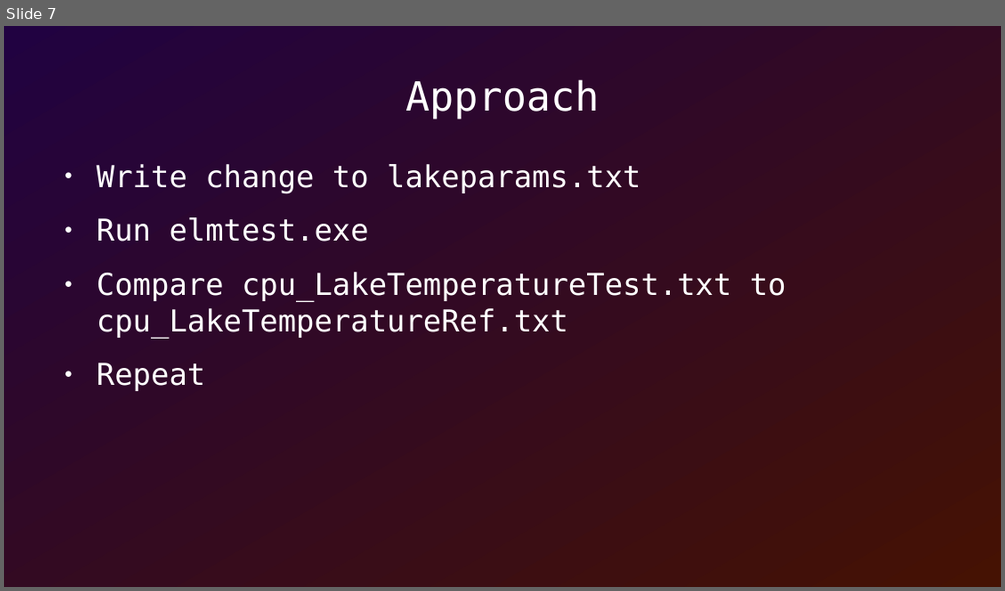
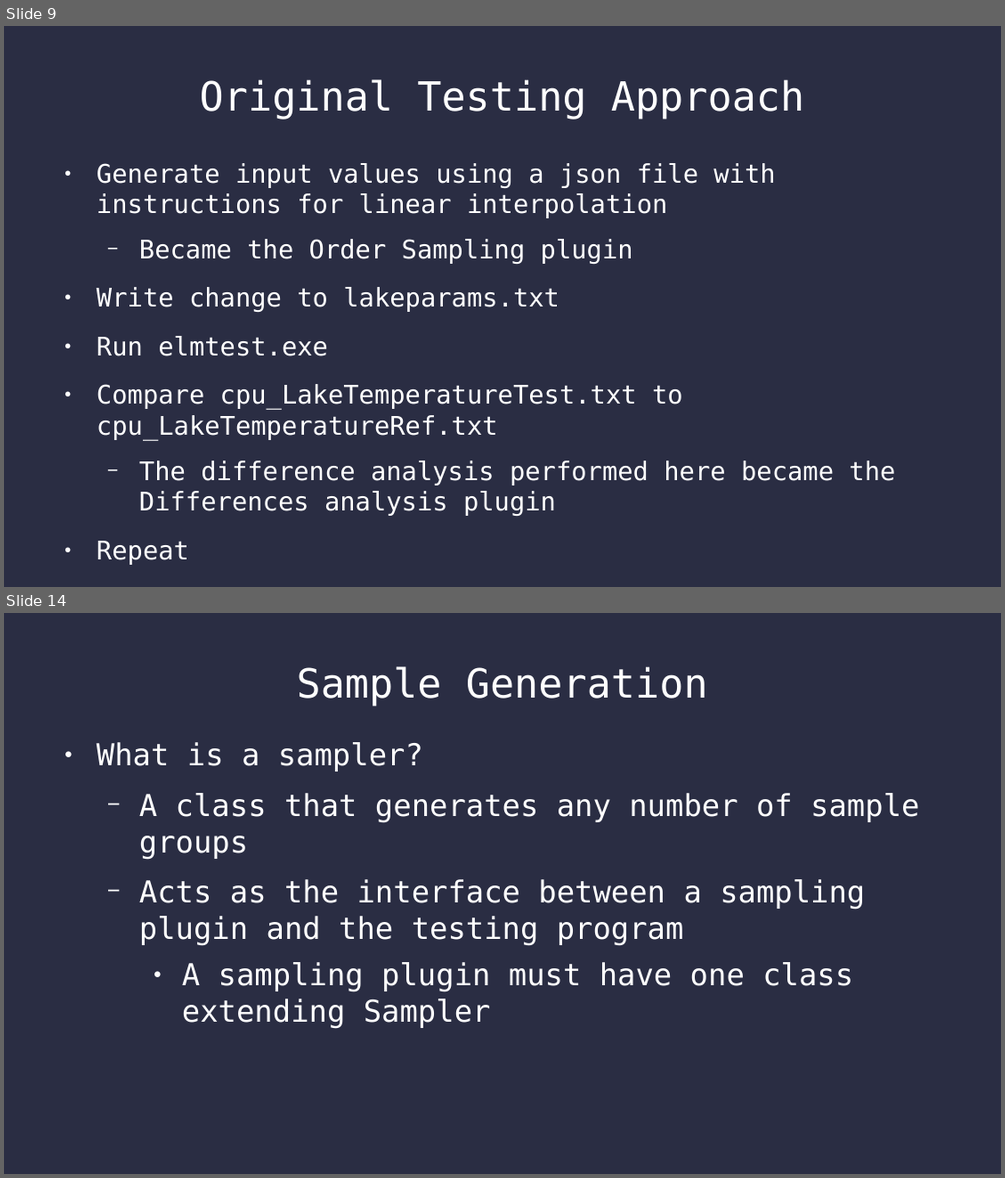
Before and after one commit to SamAllen06/lake_temp_work, a slide deck: documentation/lake_temperature.odp. Shown one above the other, each under a label of ours: slide 7 before the commit, slides 9 and 14 after it; the slides between them are not shown. The pictures are 1005x591 and 1005x1178 pixels, drawn with LibreOffice and Linux fonts; fonts in the diff are those of the drawing. Boxes give left, top, right and bottom in pixels: in the first picture for what was removed or moved away, otherwise in the second. Text is boxed around its words. In the diff, an @@ line names an element or a change of style, - is before the commit and + after.

```diff
--- a/documentation/lake_temperature.odp
+++ b/documentation/lake_temperature.odp
@@ slide 14 added at (4, 613, 1001, 1174), background #2A2D43 @@
@@ title added at (297, 666, 708, 706), 32 pt, text #FFFFFF @@
+Sample Generation
@@ text added at (97, 742, 919, 1028), 24 pt, text #FFFFFF @@
+● What is a sampler?
+  − A class that generates any number of sample groups
+  − Acts as the interface between a sampling plugin and the testing program
+    ● A sampling plugin must have one class extending Sampler
@@ what was slide 7 is now slide 9 @@
@@ slide 9 changed as well @@
@@ background gradient #210241 to #451203 to #2A2D43 @@
@@ title at (200, 79, 804, 119): text changed @@
-Approach
+Original Testing Approach
@@ text at (97, 163, 775, 264): paragraphs added @@
+● Generate input values using a json file with instructions for linear interpolation
+  − Became the Order Sampling plugin
@@ text at (97, 287, 683, 440): size 24 to 20.4 pt in "Write change to lakeparams.txt", "Run elmtest.exe", "Compare cpu_LakeTemperatureTest.txt to cpu_LakeTemperatureRe ...", "Repeat" @@
@@ text at (139, 460, 895, 484): paragraph added @@
+  − The difference analysis performed here became the Differences analysis plugin
```
Also in this commit, not shown: 11 other slides changed, 11 other slides added, 6 slides removed, 1 other file.
